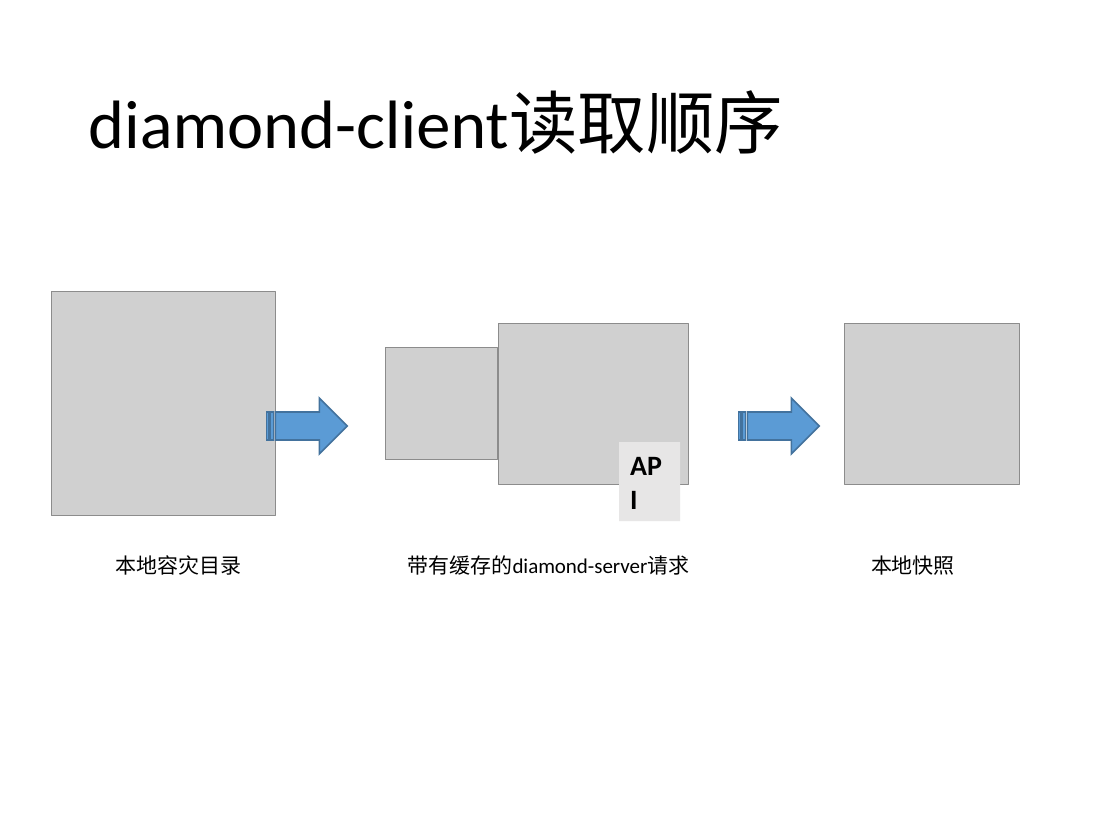
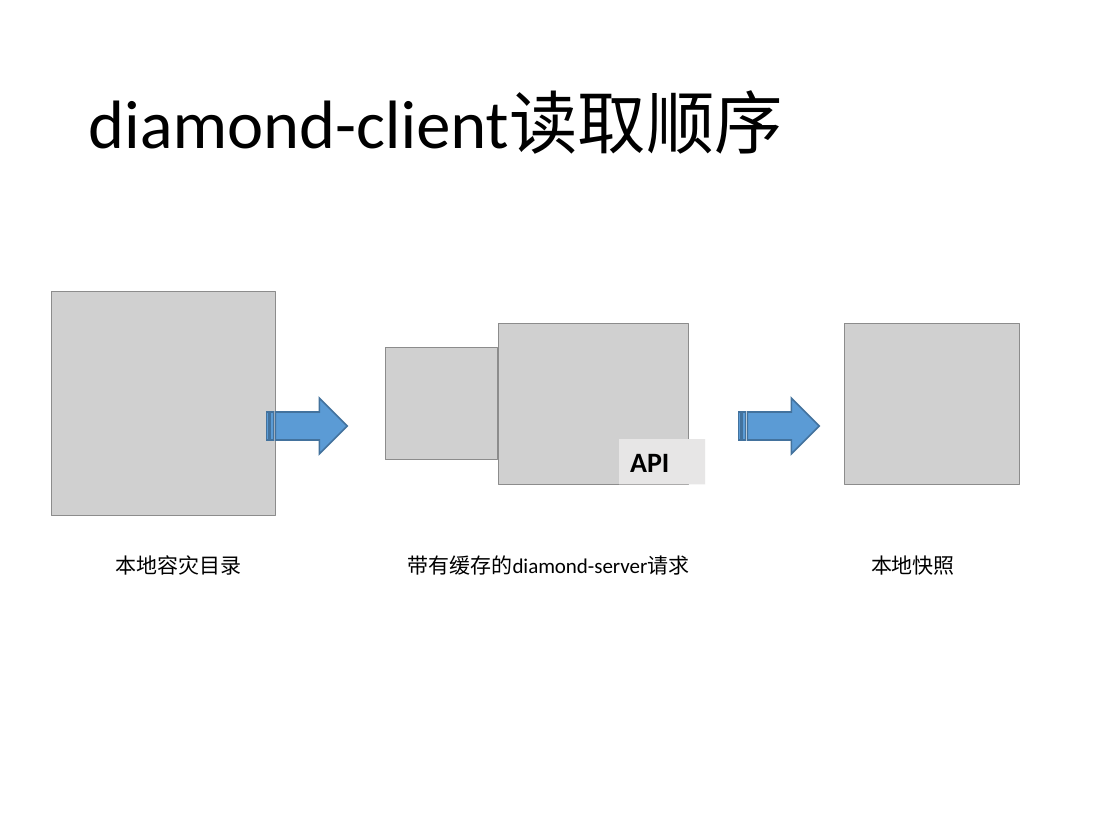
Before and after one commit to bingoohuang/diamond-miner, a slide deck: slide 8 of Diamond Miner Intro.pptx. Drawn at 1120x840 pixels with LibreOffice and Linux fonts; fonts in the diff are those of the drawing; grey boxes stand for pictures. Boxes give left, top, right and bottom in pixels: in the first picture for what was removed or moved away, otherwise in the second. Text is boxed around its words. In the diff, an @@ line names an element or a change of style, - is before the commit and + after.

```diff
--- a/Diamond Miner Intro.pptx
+++ b/Diamond Miner Intro.pptx
@@ rectangle "API": place and size @@
-rectangle "API" at <box>619,442,681,522</box>
+rectangle "API" at <box>619,439,706,484</box>
```
Also in this commit, not shown: 1 other file.
